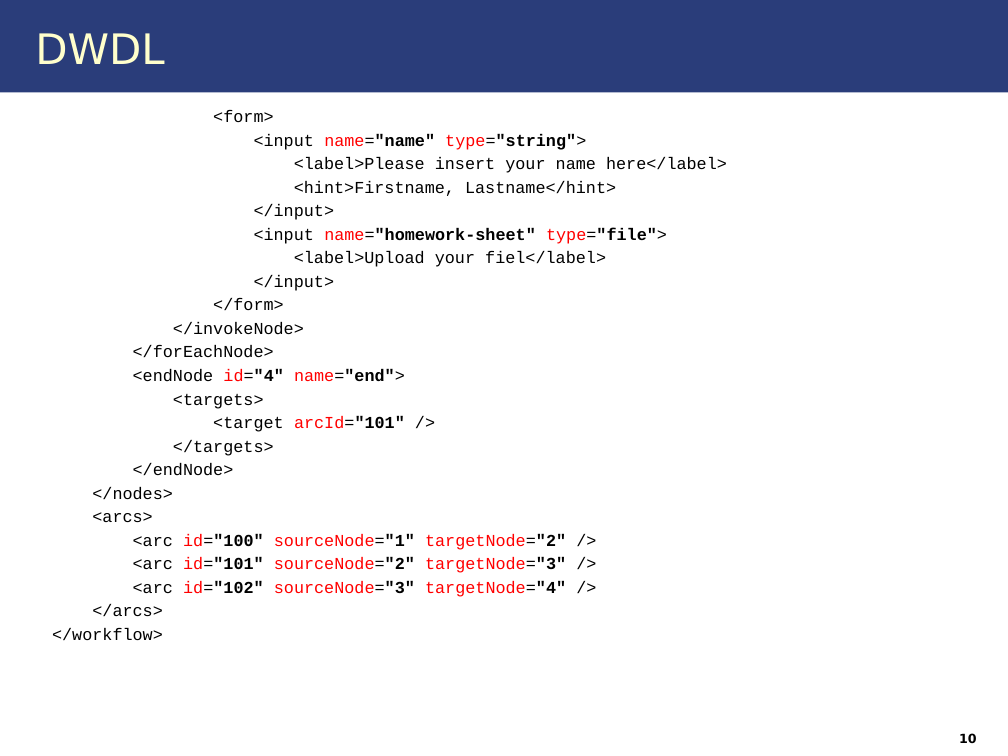
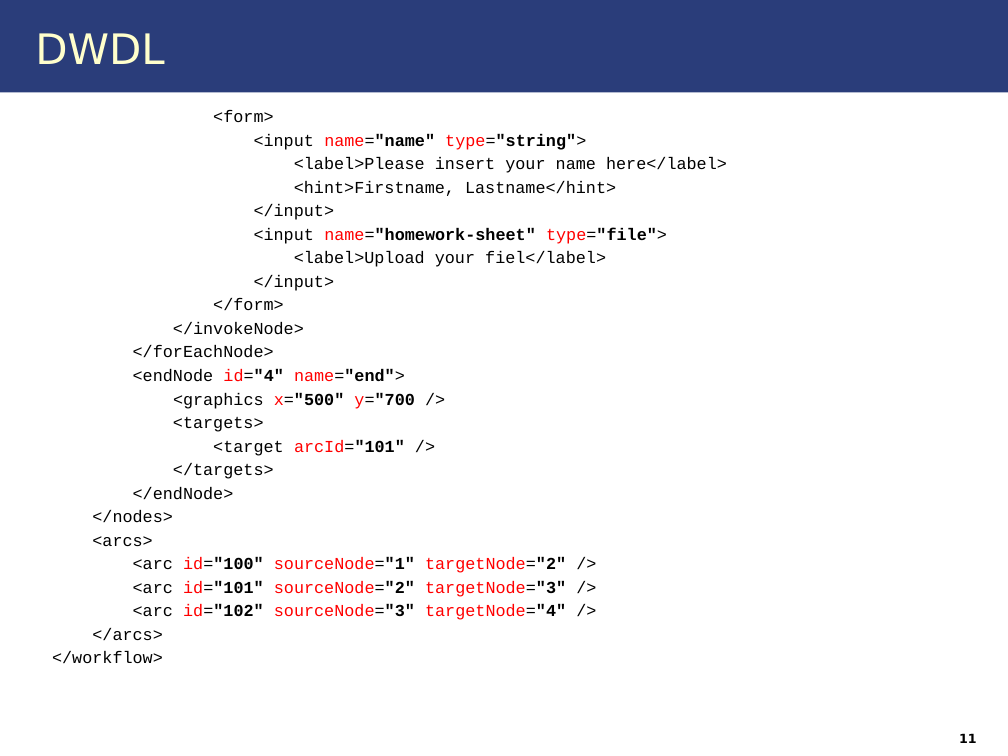
Before and after one commit to IAAS/decidr, a slide deck: slide 11 of docs/software-design/Entwurfspräsentation/Modeling Tool/ModelingToolTeamPresentation.pptx (slide 10 before the commit). Drawn at 1008x756 pixels with LibreOffice and Linux fonts; fonts in the diff are those of the drawing. Boxes give left, top, right and bottom in pixels: in the first picture for what was removed or moved away, otherwise in the second. Text is boxed around its words. In the diff, an @@ line names an element or a change of style, - is before the commit and + after.

```diff
--- a/docs/software-design/Entwurfspräsentation/Modeling Tool/ModelingToolTeamPresentation.pptx
+++ b/docs/software-design/Entwurfspräsentation/Modeling Tool/ModelingToolTeamPresentation.pptx
@@ text at <box>173,392,414,409</box>: paragraph added @@
+<graphics x="500" y="700 />
@@ page number at <box>959,733,977,743</box>: text changed @@
-10
+11
```
Also in this commit, not shown: 3 other slides changed, 1 slide added, 1 other file.
